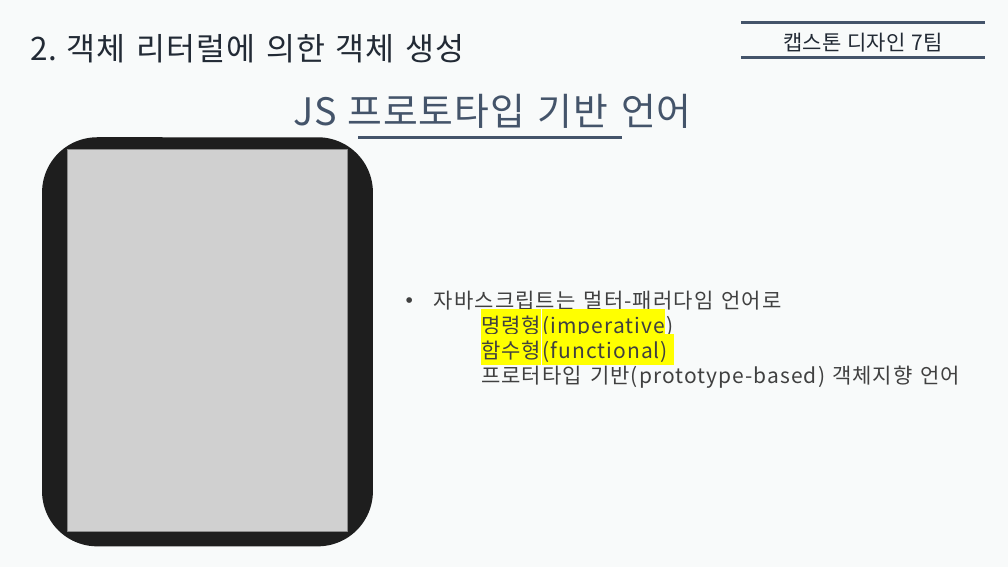
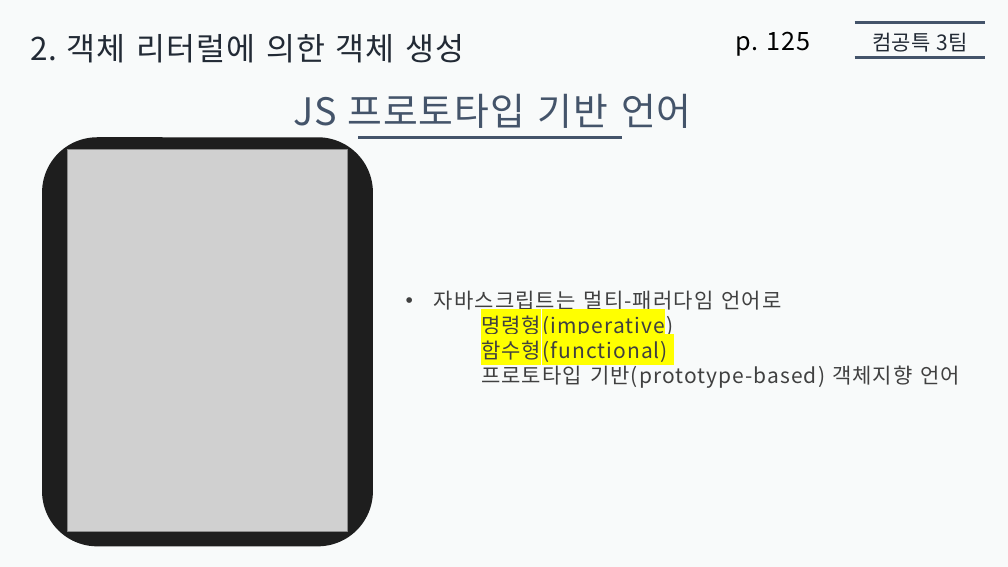
Before and after one commit to jaehoo1/Modern-JavaScript-Deep-Dive, a slide deck: slide 6 of 05. 객체 리터럴/presentation5/Alisherka7/알레셰르.pptx. Drawn at 1008x567 pixels with LibreOffice and Linux fonts; fonts in the diff are those of the drawing; grey boxes stand for pictures. Boxes give left, top, right and bottom in pixels: in the first picture for what was removed or moved away, otherwise in the second. Text is boxed around its words. In the diff, an @@ line names an element or a change of style, - is before the commit and + after.

```diff
--- a/05. 객체 리터럴/presentation5/Alisherka7/알레셰르.pptx
+++ b/05. 객체 리터럴/presentation5/Alisherka7/알레셰르.pptx
@@ line moved from (741, 22) - (985, 22) to (855, 22) - (985, 22) @@
@@ text added at [735,31,810,56], 24 pt, text #000000 @@
+p. 125
@@ text removed at [784,32,942,52] @@
-캡스톤 디자인 7팀
@@ line moved from (741, 57) - (985, 57) to (855, 57) - (985, 57) @@
@@ text added at [872,32,967,52], 20 pt, text #222A35 @@
+컴공특 3팀
@@ text at [434,290,781,313]: text changed @@
-• 자바스크립트는 멀터-패러다임 언어로
+• 자바스크립트는 멀티-패러다임 언어로
@@ text at [481,362,961,388]: text changed @@
-프로터타입 기반(prototype-based) 객체지향 언어
+프로토타입 기반(prototype-based) 객체지향 언어
```
Also in this commit, not shown: 11 other slides changed.
